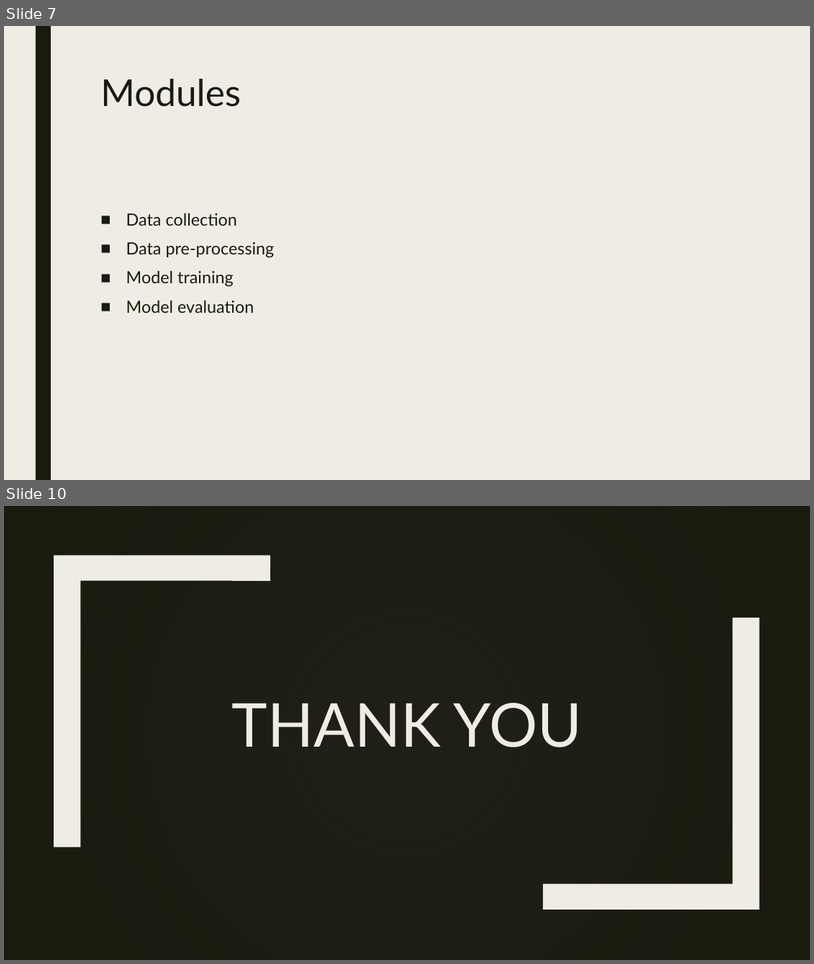
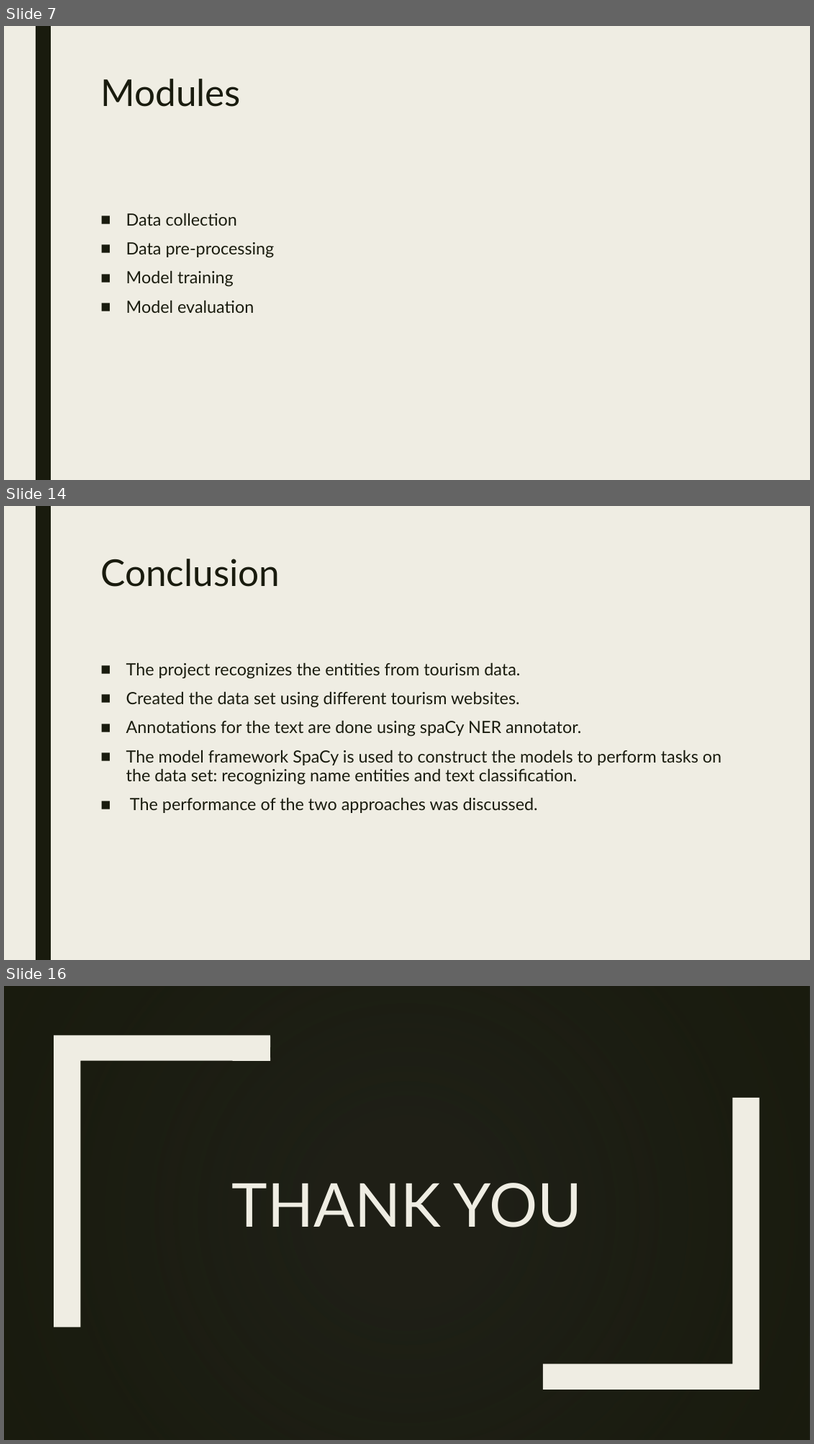
Before and after one commit to SARAHCJOJY/MAIN-PROJECT, a slide deck: NER.pptx. Shown one above the other, each under a label of ours: slides 7 and 10 before the commit, slides 7, 14 and 16 after it; the slides between them are not shown. The pictures are 814x964 and 814x1444 pixels, drawn with LibreOffice and Linux fonts; fonts in the diff are those of the drawing; background and template pictures are left out; a plain dark background stands for a picture behind light text. Boxes give left, top, right and bottom in pixels: in the first picture for what was removed or moved away, otherwise in the second. Text is boxed around its words. In the diff, an @@ line names an element or a change of style, - is before the commit and + after.

```diff
--- a/NER.pptx
+++ b/NER.pptx
@@ slide 14 added at [4,506,810,960], background #EFEDE3; not listed: 1 template element that a slide beside it also shows @@
@@ title added at [100,559,280,587], 44 pt, text #191B0E @@
+Conclusion
@@ text added at [126,662,722,813], 20 pt, text #191B0E @@
+■ The project recognizes the entities from tourism data.
+■ Created the data set using different tourism websites.
+■ Annotations for the text are done using spaCy NER annotator.
+■ The model framework SpaCy is used to construct the models to perform tasks on the data set: recognizing name entities and text classification.
+■ The performance of the two approaches was discussed.
@@ what was slide 10 is now slide 16 @@
```
Also in this commit, not shown: 5 slides changed, 5 other slides added.
